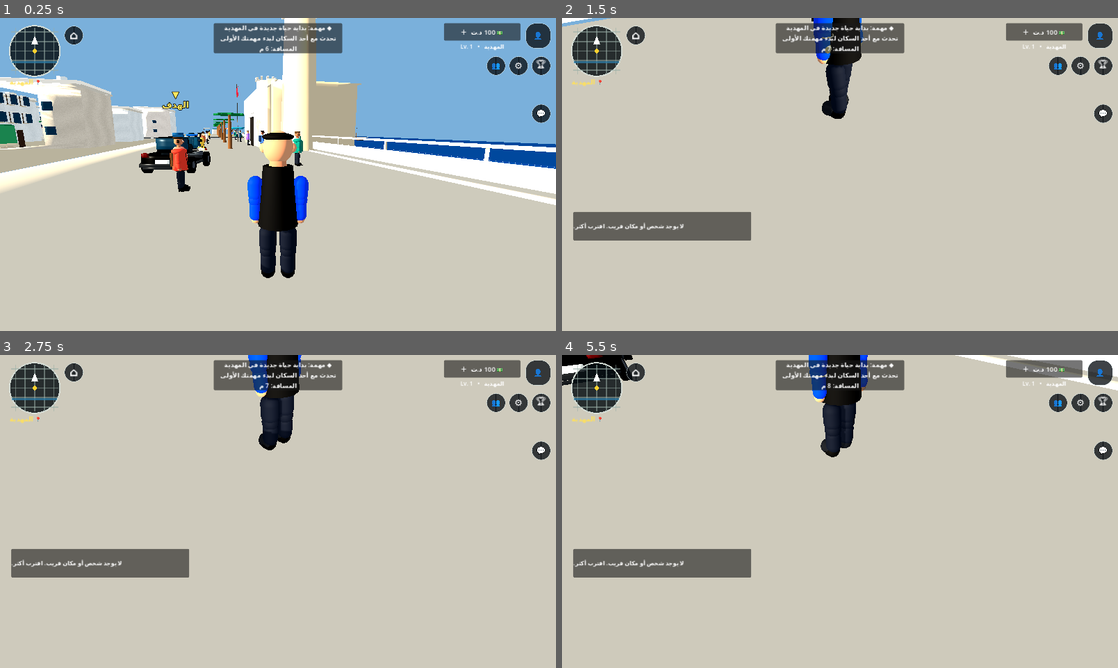
Above: before the commit, frames 1-4 (two rows, left to right).
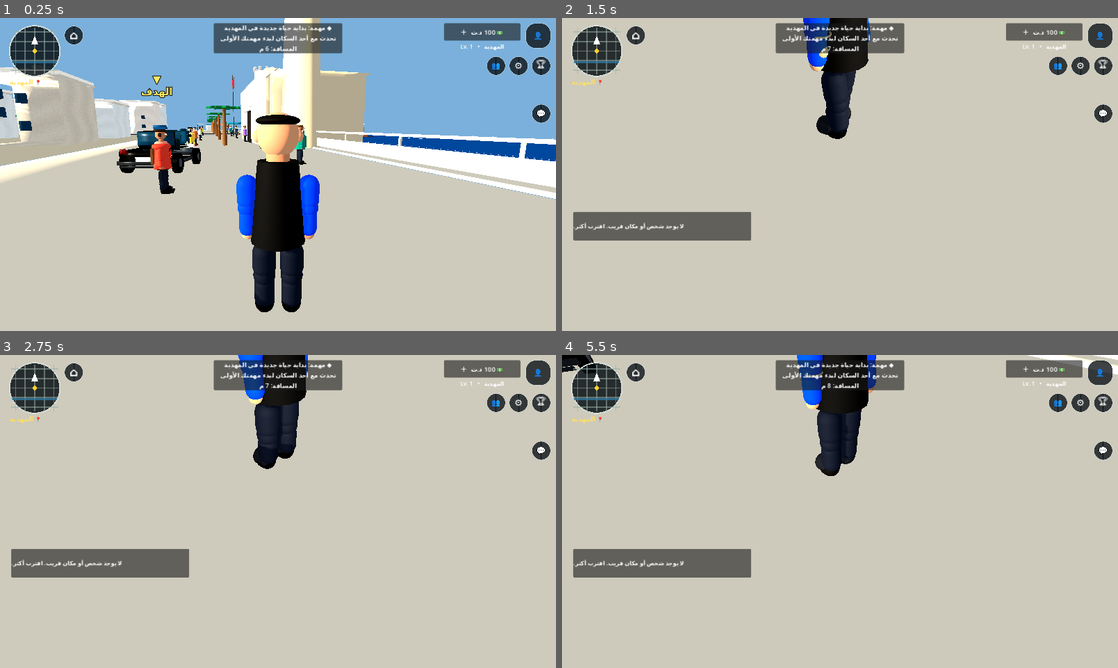
Above: after the commit, the same moments.

Repository: stevennpllk-crypto/REAL-LIFE-MAHDIA
Game: Godot game, scene res://scenes/Main.tscn
Two runs of this game, one before a commit and one after it. Both use one fixed random seed, a clock stepped at 60 frames per second and the inputs below.
Inputs (mouse positions are in pixels of both pictures, inside the frame that each line leads up to):
- Up to frame 1 (0.25 s): no input
- Up to frame 2 (1.5 s): click "⌂" at 0.5 s; tap Enter at 1.25 s; move the mouse to (867, 174) at 1.27 s; hold W (move_forward) from 1.28 s (still down); tap E (interact) at 1.35 s
- Up to frame 3 (2.75 s): keep holding W (move_forward); tap Space (jump) at 1.52, 2.27 s; move the mouse to (250, 511) at 2.02 s; tap Shift (run) at 2.1 s
- Up to frame 4 (5.5 s): keep holding W (move_forward); move the mouse to (851, 505) at 2.77 s; tap E (interact) at 2.85, 4.35 s; move the mouse to (834, 517) at 3.52 s; tap Shift (run) at 3.6, 5.1 s; tap Space (jump) at 3.77, 4.52, 5.27 s; move the mouse to (878, 514) at 4.27 s; move the mouse to (795, 508) at 5.02 s

The runs differ from the first frame. In frame 1, 17% of the frame differs, in the area x 0-100%, y 0-94%; in frame 2, 1.6%; in frame 3, 1.5%; in frame 4, 3.1%.

Commit message:
Tighten third-person framing and resize the mobile joystick

Diff:
--- a/scripts/mobile_controls.gd
+++ b/scripts/mobile_controls.gd
@@ -13,7 +13,7 @@
 var attack_button: Button
 var crouch_button: Button
 var dodge_button: Button
-var stick_max_radius := 62.0
+var stick_max_radius := 46.0
 
 func setup(player: CharacterBody3D) -> void:
 	target = player
@@ -34,8 +34,8 @@
 	stick_base.anchor_top = 1.0
 	stick_base.anchor_bottom = 1.0
 	stick_base.offset_left = 20.0
-	stick_base.offset_top = -204.0
-	stick_base.offset_right = 204.0
+	stick_base.offset_top = -158.0
+	stick_base.offset_right = 158.0
 	stick_base.offset_bottom = -20.0
 	stick_base.mouse_filter = Control.MOUSE_FILTER_STOP
 	stick_base.draw.connect(_draw_stick)
@@ -88,7 +88,7 @@
 	var center := stick_base.size * 0.5
 	stick_base.draw_circle(center, stick_max_radius + 8.0, Color(0.04, 0.07, 0.12, 0.38))
 	stick_base.draw_arc(center, stick_max_radius + 8.0, 0.0, TAU, 48, Color(0.82, 0.88, 0.98, 0.72), 3.0)
-	stick_base.draw_circle(center + stick_value * stick_max_radius, 27.0, Color(0.78, 0.87, 1.0, 0.92))
+	stick_base.draw_circle(center + stick_value * stick_max_radius, 21.0, Color(0.78, 0.87, 1.0, 0.92))
 
 func _on_stick_input(event: InputEvent) -> void:
 	if event is InputEventScreenTouch:
--- a/scripts/player.gd
+++ b/scripts/player.gd
@@ -69,10 +69,10 @@
 	camera = Camera3D.new()
 	# Closer over-the-shoulder framing: keep the full character readable while
 	# reducing empty foreground and making mobile touch control feel more immediate.
-	camera.position = Vector3(0, 0.62, 3.35)
+	camera.position = Vector3(0, 0.48, 2.65)
 	camera.rotation_degrees.x = -10.0
 	camera.current = true
-	camera.fov = 64.0
+	camera.fov = 60.0
 	camera.near = 0.08
 	camera_pivot.add_child(camera)
 	if not OS.has_feature("mobile"):
